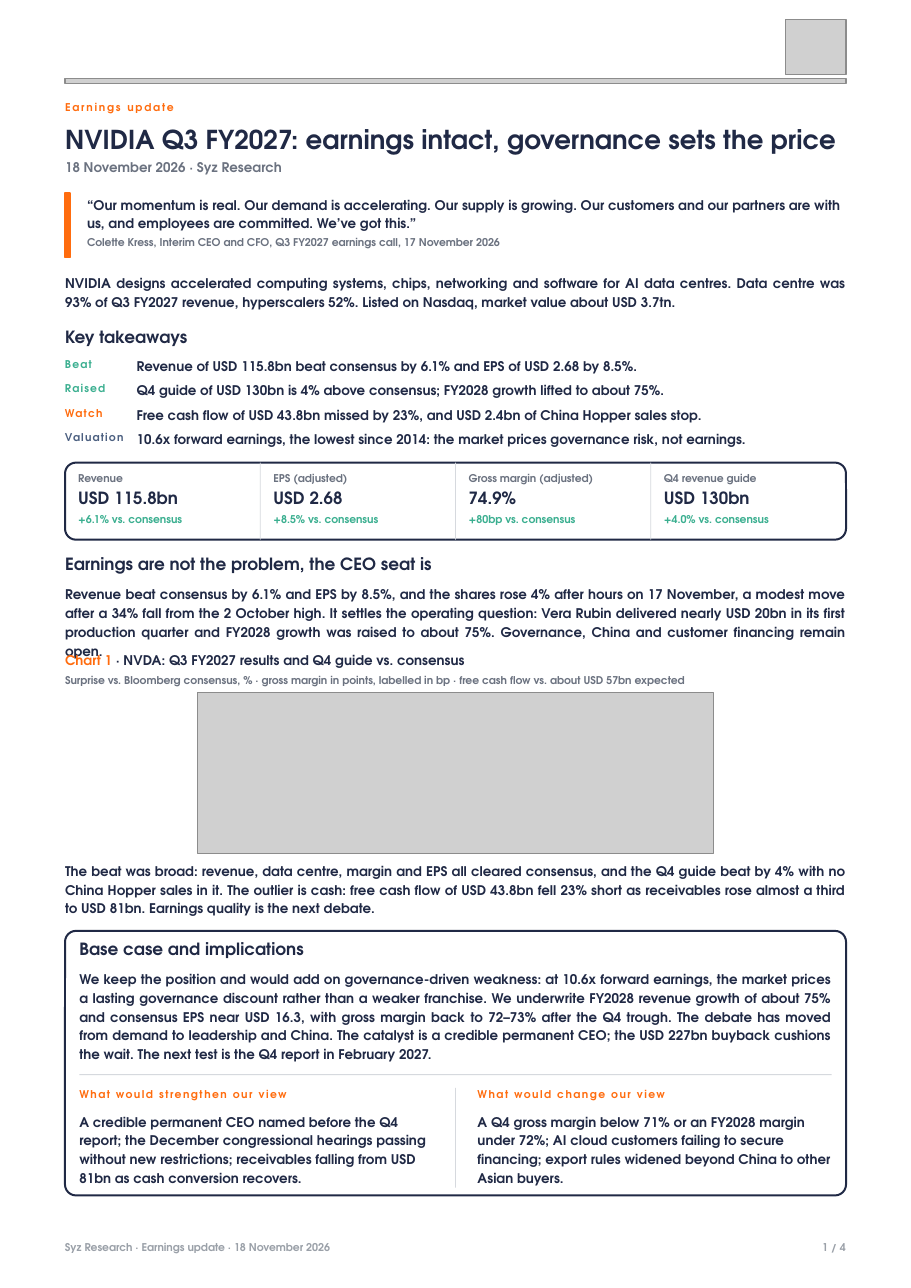
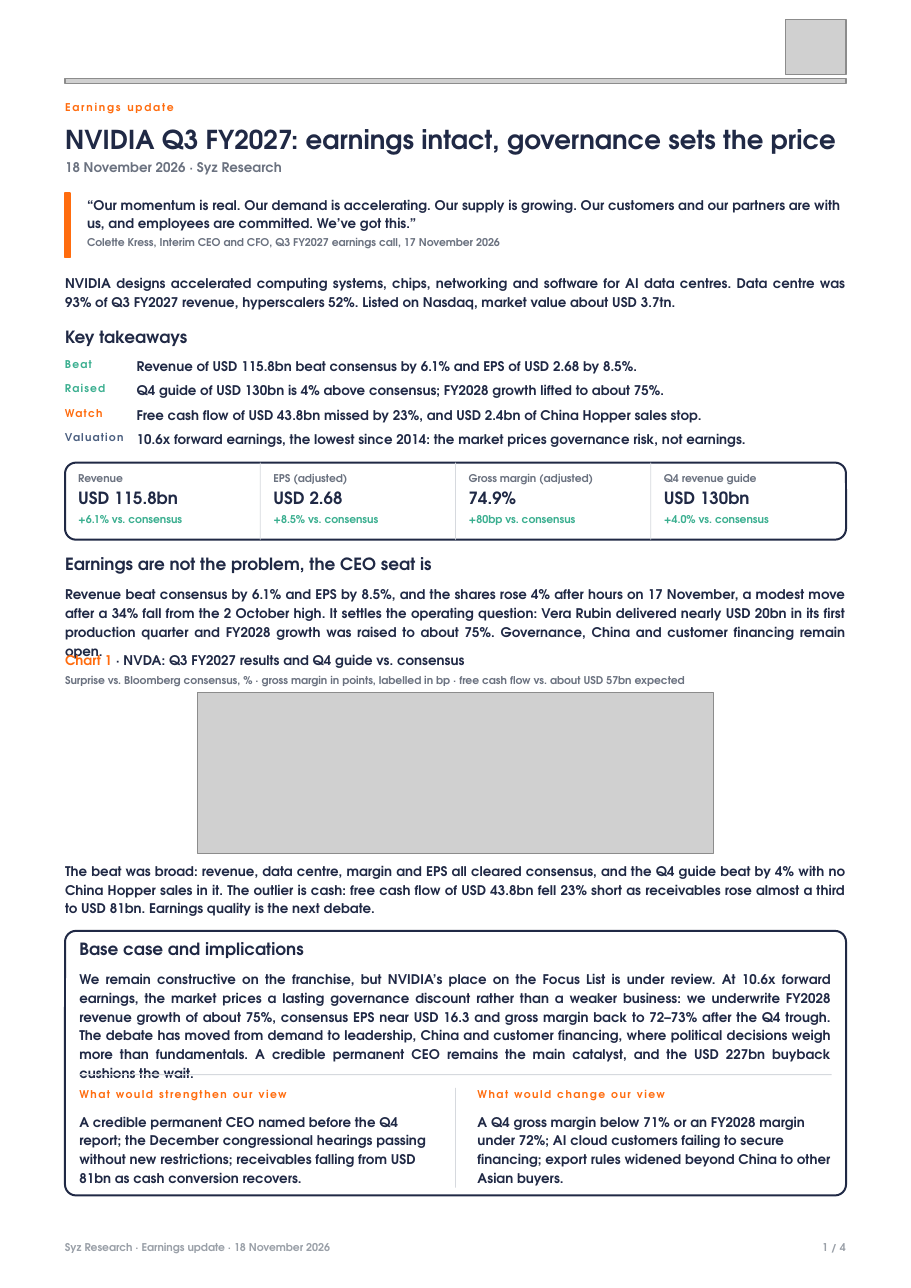
Before and after one commit to jb-db05/syz-earnings, a slide deck: slide 1 of deliveries/NVDA_Q3FY2027/Earnings_Update_NVDA_Q3FY2027.pptx. Drawn at 911x1288 pixels with LibreOffice and Linux fonts; fonts in the diff are those of the drawing; grey boxes stand for pictures. Boxes give left, top, right and bottom in pixels: in the first picture for what was removed or moved away, otherwise in the second. Text is boxed around its words. In the diff, an @@ line names an element or a change of style, - is before the commit and + after.

```diff
--- a/deliveries/NVDA_Q3FY2027/Earnings_Update_NVDA_Q3FY2027.pptx
+++ b/deliveries/NVDA_Q3FY2027/Earnings_Update_NVDA_Q3FY2027.pptx
@@ text at (79,973,831,1062): text changed @@
-We keep the position and would add on governance-driven weakness: at 10.6x forward earnings, the market prices a lasting governance discount rather than a weaker franchise. We underwrite FY2028 revenue growth of about 75% and consensus EPS near USD 16.3, with gross margin back to 72–73% after the Q4 trough. The debate has moved from demand to leadership and China. The catalyst is a credible permanent CEO; the USD 227bn buyback cushions the wait. The next test is the Q4 report in February 2027.
+We remain constructive on the franchise, but NVIDIA’s place on the Focus List is under review. At 10.6x forward earnings, the market prices a lasting governance discount rather than a weaker business: we underwrite FY2028 revenue growth of about 75%, consensus EPS near USD 16.3 and gross margin back to 72–73% after the Q4 trough. The debate has moved from demand to leadership, China and customer financing, where political decisions weigh more than fundamentals. A credible permanent CEO remains the main catalyst, and the USD 227bn buyback cushions the wait.
```
Also in this commit, not shown: 3 other files.
